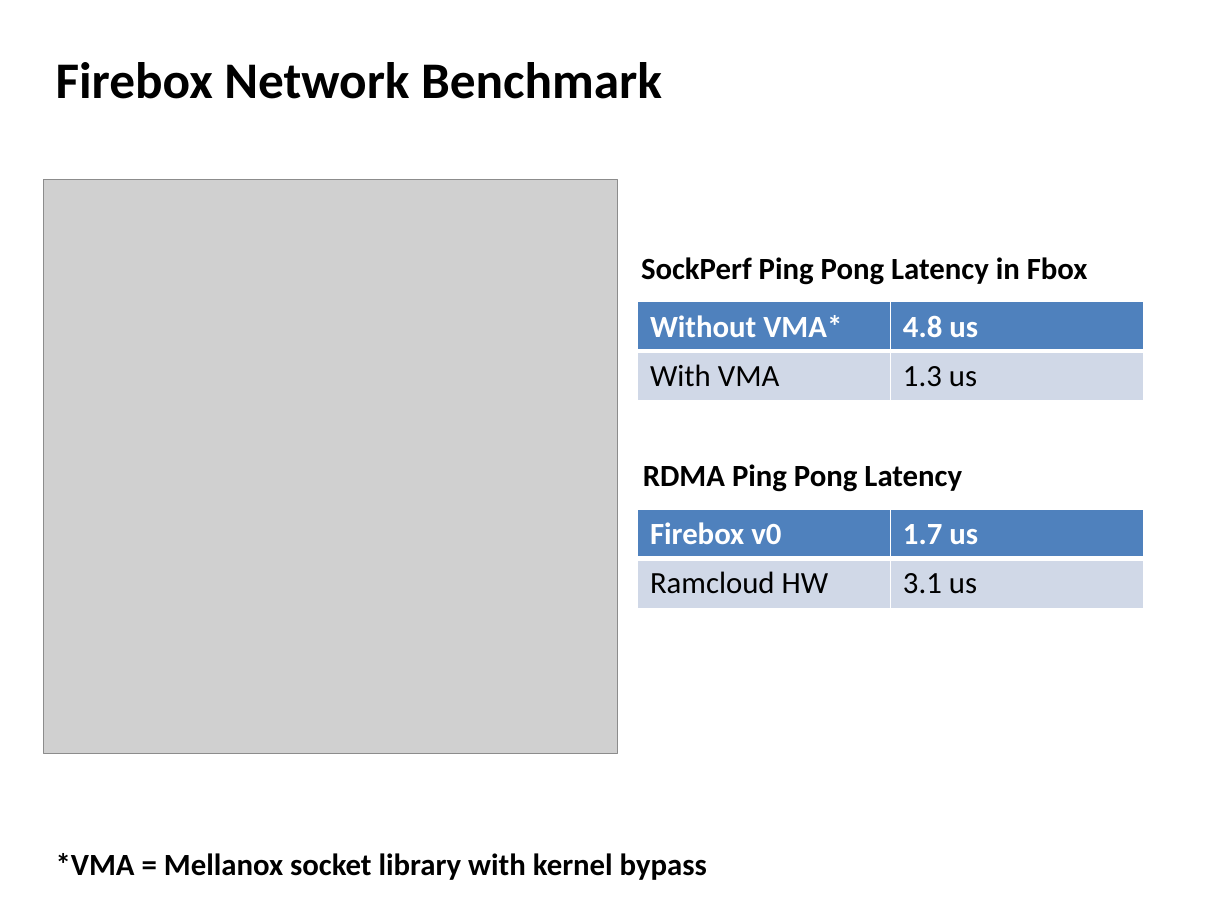
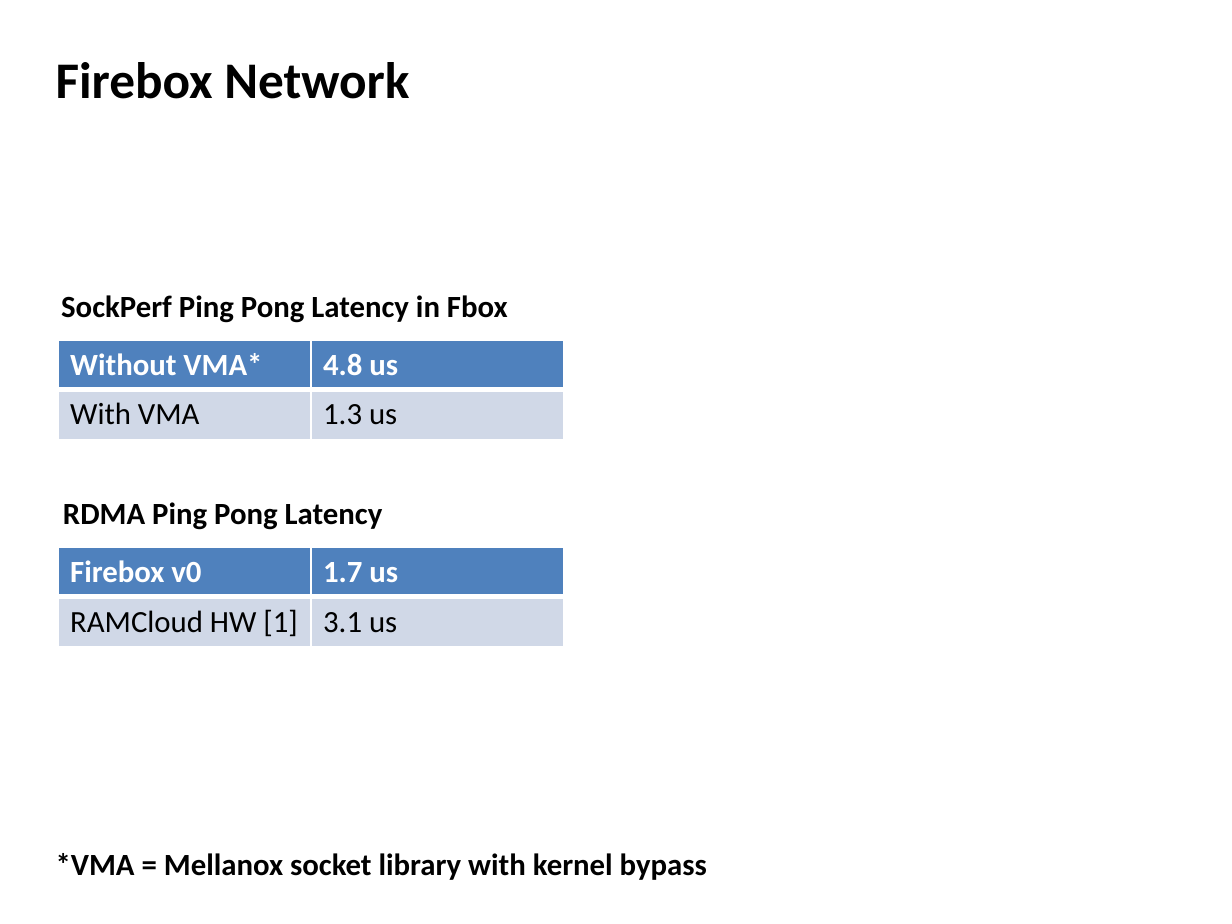
Before and after one commit to jcarreira/aspire-retreat, a slide deck: slide 11 of FireboxBenchmarks-retreat.pptx (slide 4 before the commit). Drawn at 1232x924 pixels with LibreOffice and Linux fonts; fonts in the diff are those of the drawing; grey boxes stand for pictures. Boxes give left, top, right and bottom in pixels: in the first picture for what was removed or moved away, otherwise in the second. Text is boxed around its words. In the diff, an @@ line names an element or a change of style, - is before the commit and + after.

```diff
--- a/FireboxBenchmarks-retreat.pptx
+++ b/FireboxBenchmarks-retreat.pptx
@@ text at <box>56,62,409,99</box>: text changed @@
-Firebox Network Benchmark
+Firebox Network
@@ picture removed at <box>43,180,617,754</box> @@
@@ 2 tables, 2 texts: place and size @@
-2 tables, 2 texts at <box>638,257,1143,609</box>
+2 tables, 2 texts at <box>58,295,563,647</box>
@@ table at <box>58,547,563,647</box> @@
-row 2, column 1: Ramcloud HW
+row 2, column 1: RAMCloud HW [1]
```
Also in this commit, not shown: 3 other slides changed, 7 slides added, 3 slides removed, 11 other files.
